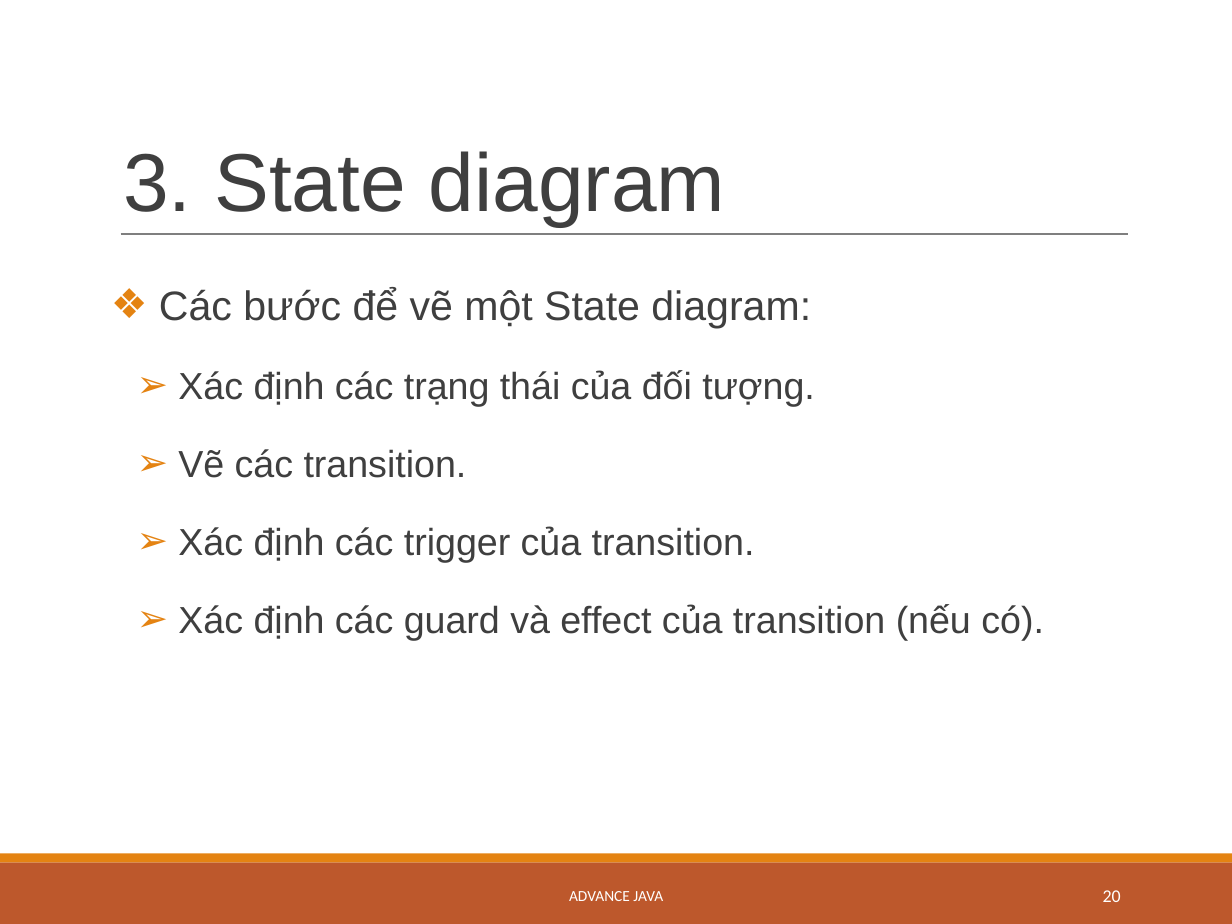
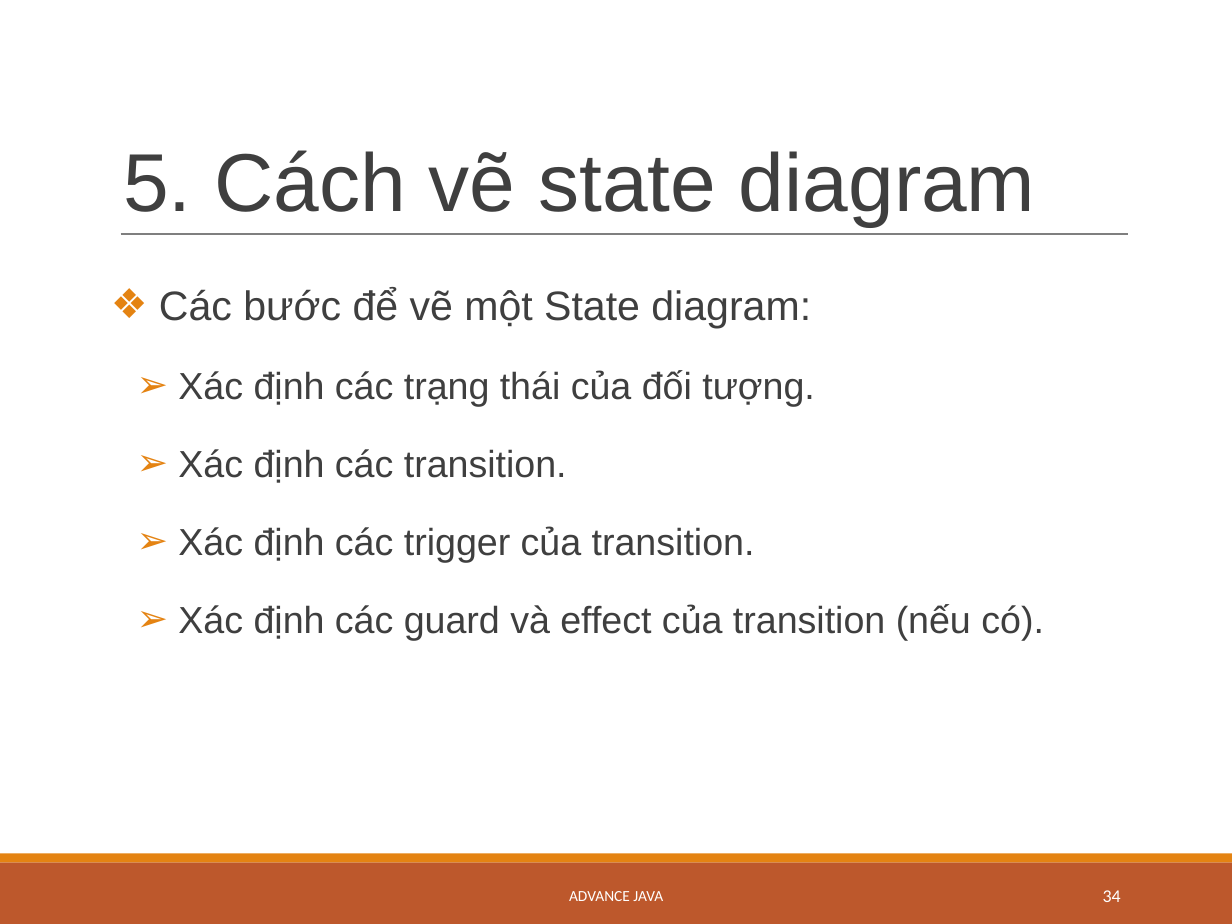
Before and after one commit to dantn93/Advanced-Java, a slide deck: slide 34 of StateMachineDiagram_Quynh_Dan.pptx.pptx (slide 20 before the commit). Drawn at 1232x924 pixels with LibreOffice and Linux fonts; fonts in the diff are those of the drawing. Boxes give left, top, right and bottom in pixels: in the first picture for what was removed or moved away, otherwise in the second. Text is boxed around its words. In the diff, an @@ line names an element or a change of style, - is before the commit and + after.

```diff
--- a/StateMachineDiagram_Quynh_Dan.pptx.pptx
+++ b/StateMachineDiagram_Quynh_Dan.pptx.pptx
@@ title at [123, 150, 1036, 226]: text changed @@
-3. State diagram
+5. Cách vẽ state diagram
@@ text at [178, 449, 567, 483]: text changed @@
-  ➢ Vẽ các transition.
+  ➢ Xác định các transition.
@@ page number at [1103, 890, 1121, 902]: text changed @@
-20
+34
```
Also in this commit, not shown: 20 other slides changed, 15 slides added, 1 slide removed.
